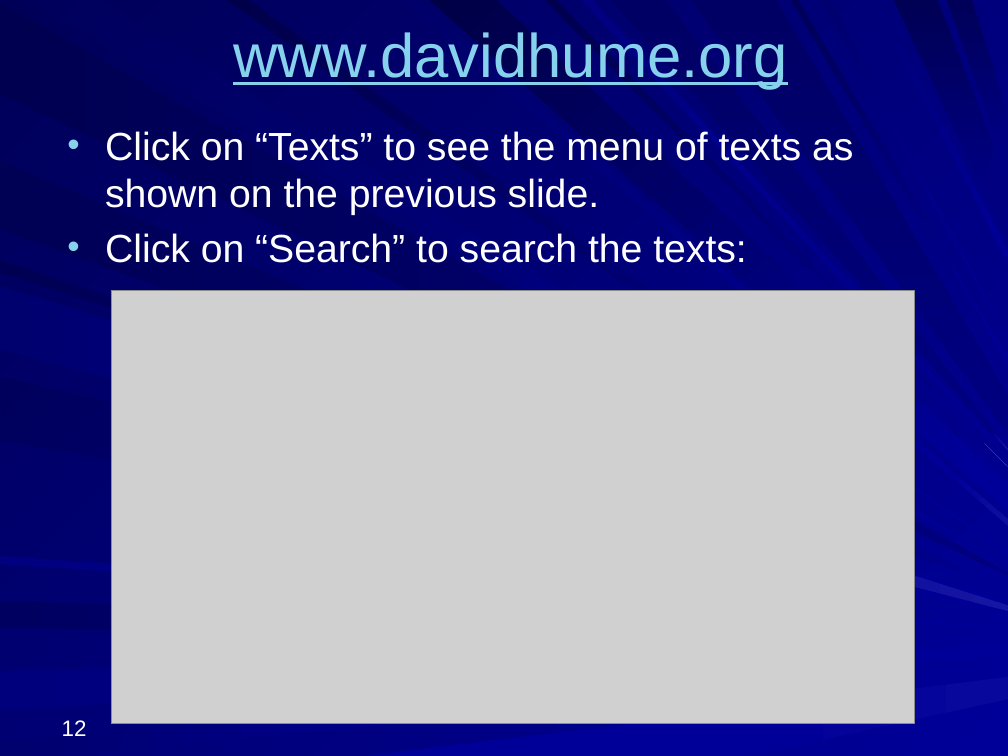
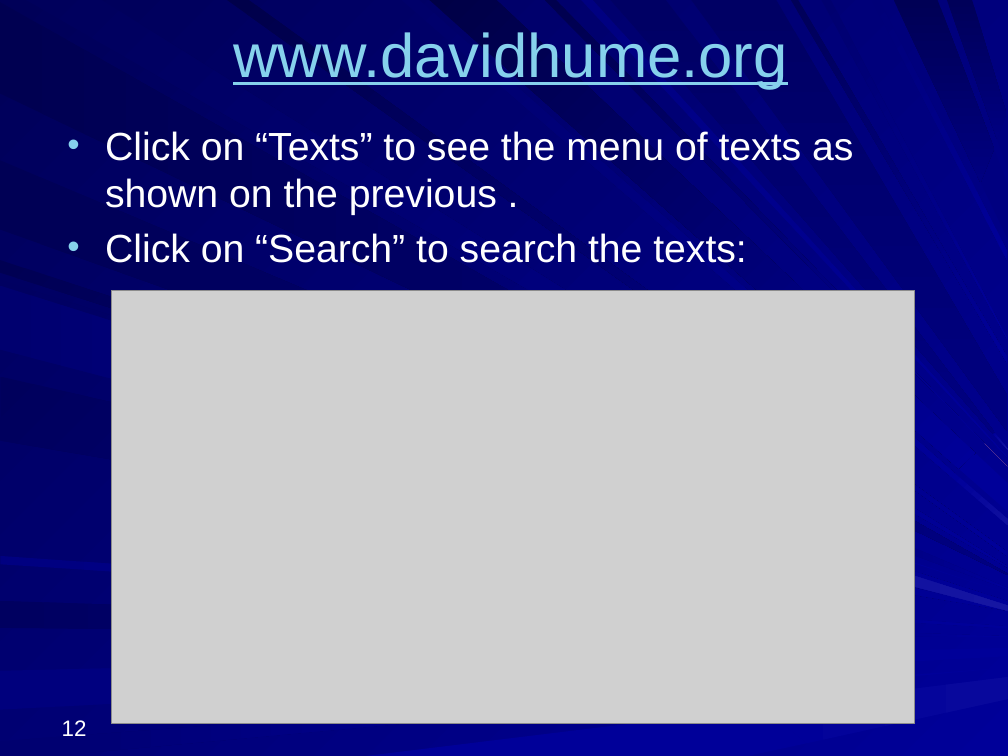
Before and after one commit to englishphilosophy/hume-texts-online, a slide deck: slide 12 of teaching/lectures/2025_Hume_MT_current.pptx. Drawn at 1008x756 pixels with LibreOffice and Linux fonts; fonts in the diff are those of the drawing; grey boxes stand for pictures. Boxes give left, top, right and bottom in pixels: in the first picture for what was removed or moved away, otherwise in the second. Text is boxed around its words. In the diff, an @@ line names an element or a change of style, - is before the commit and + after.

```diff
--- a/teaching/lectures/2025_Hume_MT_current.pptx
+++ b/teaching/lectures/2025_Hume_MT_current.pptx
@@ text at box(105, 131, 853, 215): text changed @@
-• Click on “Texts” to see the menu of texts as shown on the previous slide.
+• Click on “Texts” to see the menu of texts as shown on the previous .
```
Also in this commit, not shown: 1 other slide changed, 42 slides added, 2 other files.
